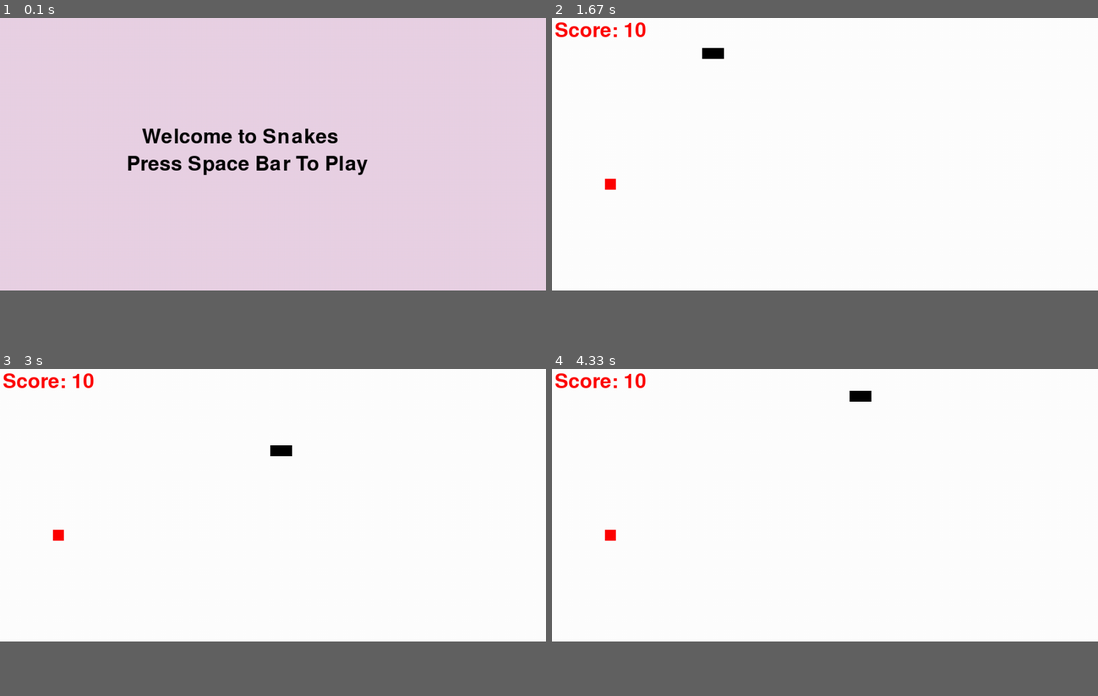
Above: before the commit, frames 1-4 (two rows, left to right).
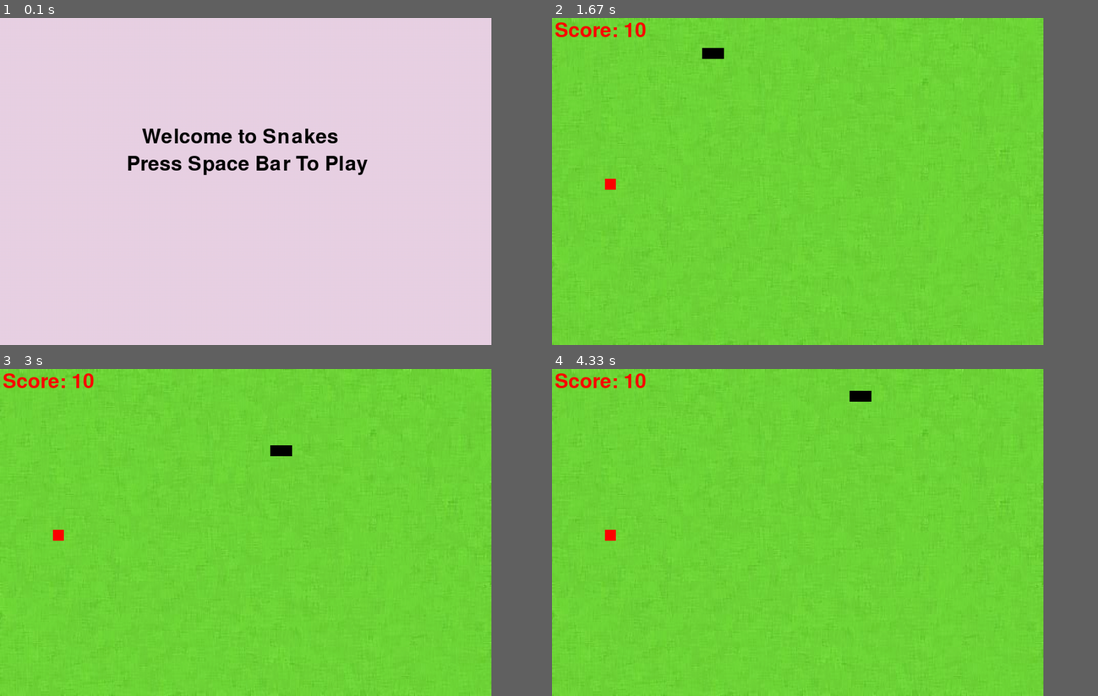
Above: after the commit, the same moments.

Repository: Harshad1863/Snake_Game_Using_Pygame
Game: pygame game, started from snake.py
The game is run twice, just before and just after one commit, with the same random seed, the same clock (stepped at 60 frames per second) and the same inputs.
Inputs:
- Up to frame 1 (0.1 s): no input
- Up to frame 2 (1.67 s): tap Space at 0.33 s; hold Right 0.67-1.13 s; hold Right 1.17-1.47 s
- Up to frame 3 (3 s): hold Right 2-2.53 s; hold Down 2.57-2.87 s; hold Left from 2.9 s (still down)
- Up to frame 4 (4.33 s): release Left at 3.3 s; hold Up 3.33-3.7 s; hold Right from 3.73 s (still down)
The window is 900x450 before the commit and 810x540 after it. Grey fills any space a smaller window leaves; there, only what the larger window draws over its background counts as a difference.

The runs differ from the first frame. In frame 2, 75% of the frame differs, in the area x 0-90%, y 0-84%; in frame 3, 75%; in frame 4, 75%.

Commit message:
Playground image added

Diff:
--- a/snake.py
+++ b/snake.py
@@ -6,8 +6,6 @@
 pygame.mixer.init()
 
 pygame.init()
-
-#BackgrundImage
 
 
 #colors
@@ -18,7 +16,11 @@
 #creating window
 screen_width = 900
 screen_height = 600
-gameWindow = pygame.display.set_mode((1000,500))
+gameWindow = pygame.display.set_mode((900,600))
+
+#BackgrundImage
+bgimg = pygame.image.load("snake1.png")
+bgimg = pygame.transform.scale(bgimg,(screen_width,screen_height)).convert_alpha()
 
 #Game title
 pygame.display.set_caption("Snake With Harshad")
@@ -142,6 +144,7 @@
 
 
             gameWindow.fill(white)
+            gameWindow.blit(bgimg,(0,0))
             text_screen("Score: " + str(score * 10), red, 5, 5)
             #create food
             pygame.draw.rect(gameWindow,red, [food_x, food_y, snake_size , snake_size ])
Binary file added: snake1.png
